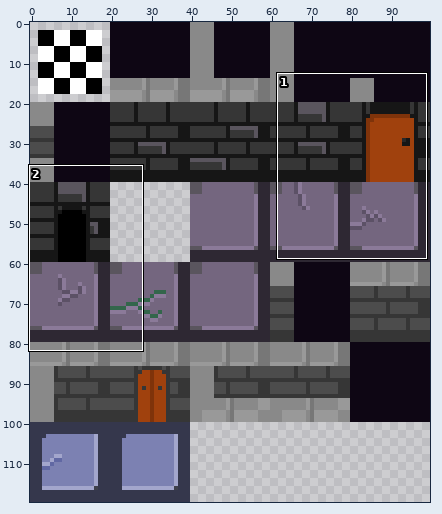
Edited in one commit: sprite sheet (tilesets/tls_t_wall_tiles/output_tileset.png). The picture above shows the old version from afar; the outline marks the close-up.
Close-up. The starting point:
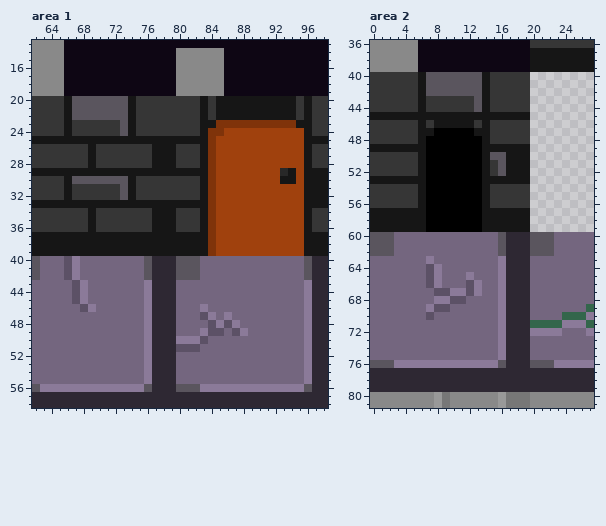
The file is 100x120 pixels. Colours within 5 levels of each other are drawn and written as one. Shown: area 1: x 62..98, y 13..58; area 2: x 0..27, y 36..81.
The same view after the edit:
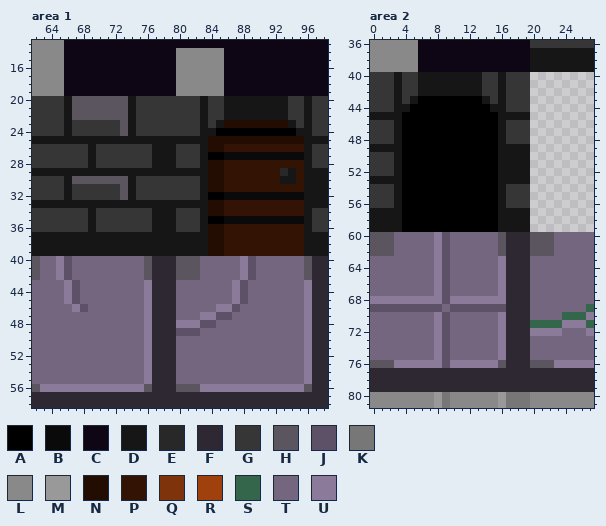
Palette (. is transparent): A #000000  B #0a0a0a  C #0e0614  D #161616  E #282828  F #2e2833  G #363636  H #5a555e  J #5c5166  K #777777  L #898989  M #999999  N #230d02  P #331404  Q #7f330a  R #a0410d  S #33664b  T #74667f  U #8b7a99
Change:
--- area 1
@@ x 62..98 @@
 19 LLLLCCCCCCCCCCCCCCLLLLLLCCCCCCCCCCCCC
-20 GGGGDHHHHHHHDGGGGGGGGDGDDDDDDDDDDGDGG
-21 GGGGDHHHHHHHDGGGGGGGGDGDDDDDDDDDDGDGG
-22 GGGGDHHHHHHHDGGGGGGGGDGDDDDDDDDDDGDGG
-23 GGGGDGGGGGGHDGGGGGGGGDDQQQQQQQQQQDDGG
-24 GGGGDGGGGGGHDGGGGGGGGDQQRRRRRRRRRRDGG
-25 DDDDDDDDDDDDDDDDDDDDDDQRRRRRRRRRRRDDD
-26 GGGGGGGDGGGGGGGDDDGGGDQRRRRRRRRRRRDGG
-27 GGGGGGGDGGGGGGGDDDGGGDQRRRRRRRRRRRDGG
-28 GGGGGGGDGGGGGGGDDDGGGDQRRRRRRRRRRRDGG
-29 DDDDDDDDDDDDDDDDDDDDDDQRRRRRRRREDRDDD
-30 GGGGDHHHHHHHDGGGGGGGGDQRRRRRRRRDDRDDD
-31 GGGGDGGGGGGHDGGGGGGGGDQRRRRRRRRRRRDDD
-32 GGGGDGGGGGGHDGGGGGGGGDQRRRRRRRRRRRDDD
-33 DDDDDDDDDDDDDDDDDDDDDDQRRRRRRRRRRRDDD
-34 GGGGGGGDGGGGGGGDDDGGGDQRRRRRRRRRRRDGG
-35 GGGGGGGDGGGGGGGDDDGGGDQRRRRRRRRRRRDGG
-36 GGGGGGGDGGGGGGGDDDGGGDQRRRRRRRRRRRDGG
-37 DDDDDDDDDDDDDDDDDDDDDDQRRRRRRRRRRRDDD
-38 DDDDDDDDDDDDDDDDDDDDDDQRRRRRRRRRRRDDD
-39 DDDDDDDDDDDDDDDDDDDDDDQRRRRRRRRRRRDDD
-40 HTTTJUTTTTTTTTHFFFHHHTTTTTTTTTTTTTHFF
-41 HTTTJUTTTTTTTTHFFFHHHTTTTTTTTTTTTTHFF
-42 HTTTJUTTTTTTTTHFFFHHHTTTTTTTTTTTTTHFF
-43 TTTTTJUTTTTTTTUFFFTTTTTTTTTTTTTTTTUFF
-44 TTTTTJUTTTTTTTUFFFTTTTTTTTTTTTTTTTUFF
-45 TTTTTJUTTTTTTTUFFFTTTTTTTTTTTTTTTTUFF
-46 TTTTTTJUTTTTTTUFFFTTTUTTTTTTTTTTTTUFF
-47 TTTTTTTTTTTTTTUFFFTTTJUTUTTTTTTTTTUFF
-48 TTTTTTTTTTTTTTUFFFTTTTJUJUTTTTTTTTUFF
-49 TTTTTTTTTTTTTTUFFFTTTUJJTJUTTTTTTTUFF
-50 TTTTTTTTTTTTTTUFFFUUUJTTTTTTTTTTTTUFF
-51 TTTTTTTTTTTTTTUFFFJJJTTTTTTTTTTTTTUFF
+20 GGGGDHHHHHHHDGGGGGGGGDGGDDDDDDDDGGDGG
+21 GGGGDHHHHHHHDGGGGGGGGDGGDDDDDDDDGGDGG
+22 GGGGDHHHHHHHDGGGGGGGGDGGDDDDDDDDGGDGG
+23 GGGGDGGGGGGHDGGGGGGGGDGDNNNNNNNNDGDGG
+24 GGGGDGGGGGGHDGGGGGGGGDDAAAAAAAAAADDGG
+25 DDDDDDDDDDDDDDDDDDDDDDNNNNNNNNNNNNDDD
+26 GGGGGGGDGGGGGGGDDDGGGDNNPPPPPPPPPPDGG
+27 GGGGGGGDGGGGGGGDDDGGGDAABBBBBBBBBBDGG
+28 GGGGGGGDGGGGGGGDDDGGGDNNPPPPPPPPPPDGG
+29 DDDDDDDDDDDDDDDDDDDDDDNNPPPPPPPEDPDDD
+30 GGGGDHHHHHHHDGGGGGGGGDNNPPPPPPPDDPDDD
+31 GGGGDGGGGGGHDGGGGGGGGDNNPPPPPPPPPPDDD
+32 GGGGDGGGGGGHDGGGGGGGGDAABBBBBBBBBBDDD
+33 DDDDDDDDDDDDDDDDDDDDDDNNPPPPPPPPPPDDD
+34 GGGGGGGDGGGGGGGDDDGGGDNNPPPPPPPPPPDGG
+35 GGGGGGGDGGGGGGGDDDGGGDAABBBBBBBBBBDGG
+36 GGGGGGGDGGGGGGGDDDGGGDNNPPPPPPPPPPDGG
+37 DDDDDDDDDDDDDDDDDDDDDDNNPPPPPPPPPPDDD
+38 DDDDDDDDDDDDDDDDDDDDDDNNPPPPPPPPPPDDD
+39 DDDDDDDDDDDDDDDDDDDDDDNNPPPPPPPPPPDDD
+40 HTTUJTTTTTTTTTHFFFHHHTTTTTUJTTTTTTHFF
+41 HTTUJTTTTTTTTTHFFFHHHTTTTTUJTTTTTTHFF
+42 HTTUJTTTTTTTTTHFFFHHHTTTTTUJTTTTTTHFF
+43 TTTTUJTTTTTTTTUFFFTTTTTTTUJTTTTTTTUFF
+44 TTTTUJTTTTTTTTUFFFTTTTTTTUJTTTTTTTUFF
+45 TTTTUJTTTTTTTTUFFFTTTTTTTUJTTTTTTTUFF
+46 TTTTTUJTTTTTTTUFFFTTTTTUUJTTTTTTTTUFF
+47 TTTTTTTTTTTTTTUFFFTTTUUJJTTTTTTTTTUFF
+48 TTTTTTTTTTTTTTUFFFUUUJJTTTTTTTTTTTUFF
+49 TTTTTTTTTTTTTTUFFFJJJTTTTTTTTTTTTTUFF
+50 TTTTTTTTTTTTTTUFFFTTTTTTTTTTTTTTTTUFF
+51 TTTTTTTTTTTTTTUFFFTTTTTTTTTTTTTTTTUFF
 52 TTTTTTTTTTTTTTUFFFTTTTTTTTTTTTTTTTUFF
--- area 2
@@ x 0..18 @@
 39 LLLLLLCCCCCCCCCCCCC
-40 GGGGGGDHHHHHHHDGGGG
-41 GGGGGGDHHHHHHHDGGGG
-42 GGGGGGDHHHHHHHDGGGG
-43 GGGGGGDGGGGGGHDGGGG
-44 GGGGGGDGGGGGGHDGGGG
-45 DDDDDDDDDDDDDDDDDDD
-46 GGGGGGDGDDDDDGDGGGG
-47 GGGGGGDDAAAAADDGGGG
-48 GGGGGGDAAAAAAADGGGG
-49 DDDDDDDAAAAAAADDDDD
-50 GGGGGGDAAAAAAADHHDD
-51 GGGGGGDAAAAAAADGHDD
-52 GGGGGGDAAAAAAADGHDD
-53 DDDDDDDAAAAAAADDDDD
-54 GGGGGGDAAAAAAADGGGG
-55 GGGGGGDAAAAAAADGGGG
-56 GGGGGGDAAAAAAADGGGG
-57 DDDDDDDAAAAAAADDDDD
-58 DDDDDDDAAAAAAADDDDD
-59 DDDDDDDAAAAAAADDDDD
-60 HHHTTTTTTTTTTTTTHFF
-61 HHHTTTTTTTTTTTTTHFF
-62 HHHTTTTTTTTTTTTTHFF
-63 TTTTTTTUTTTTTTTTUFF
-64 TTTTTTTJUTTTTTTTUFF
-65 TTTTTTTJUTTTUTTTUFF
-66 TTTTTTTJUTTTJUTTUFF
-67 TTTTTTTTJJUUJUTTUFF
-68 TTTTTTTTUUJJTTTTUFF
-69 TTTTTTTUJJTTTTTTUFF
-70 TTTTTTTJTTTTTTTTUFF
-71 TTTTTTTTTTTTTTTTUFF
-72 TTTTTTTTTTTTTTTTUFF
-73 TTTTTTTTTTTTTTTTUFF
-74 TTTTTTTTTTTTTTTTUFF
-75 TTTTTTTTTTTTTTTTUFF
-76 HHHUUUUUUUUUUUUUHFF
+40 GGGDGGDDDDDDDDGGDGG
+41 GGGDGGDDDDDDDDGGDGG
+42 GGGDGGDDDDDDDDGGDGG
+43 GGGDGDAAAAAAAADGDGG
+44 GGGDDAAAAAAAAAADDGG
+45 DDDDAAAAAAAAAAAADDD
+46 GGGDAAAAAAAAAAAADGG
+47 GGGDAAAAAAAAAAAADGG
+48 GGGDAAAAAAAAAAAADGG
+49 DDDDAAAAAAAAAAAADDD
+50 GGGDAAAAAAAAAAAADDD
+51 GGGDAAAAAAAAAAAADDD
+52 GGGDAAAAAAAAAAAADDD
+53 DDDDAAAAAAAAAAAADDD
+54 GGGDAAAAAAAAAAAADGG
+55 GGGDAAAAAAAAAAAADGG
+56 GGGDAAAAAAAAAAAADGG
+57 DDDDAAAAAAAAAAAADDD
+58 DDDDAAAAAAAAAAAADDD
+59 DDDDAAAAAAAAAAAADDD
+60 HHHTTTTTUJTTTTTTHFF
+61 HHHTTTTTUJTTTTTTHFF
+62 HHHTTTTTUJTTTTTTHFF
+63 TTTTTTTTUJTTTTTTUFF
+64 TTTTTTTTUJTTTTTTUFF
+65 TTTTTTTTUJTTTTTTUFF
+66 TTTTTTTTUJTTTTTTUFF
+67 TTTTTTTTUJTTTTTTUFF
+68 UUUUUUUUUJUUUUUUUFF
+69 JJJJJJJJJTJJJJJJJFF
+70 TTTTTTTTUJTTTTTTUFF
+71 TTTTTTTTUJTTTTTTUFF
+72 TTTTTTTTUJTTTTTTUFF
+73 TTTTTTTTUJTTTTTTUFF
+74 TTTTTTTTUJTTTTTTUFF
+75 TTTTTTTTUJTTTTTTUFF
+76 HHHUUUUUUJUUUUUUHFF
 77 FFFFFFFFFFFFFFFFFFF
